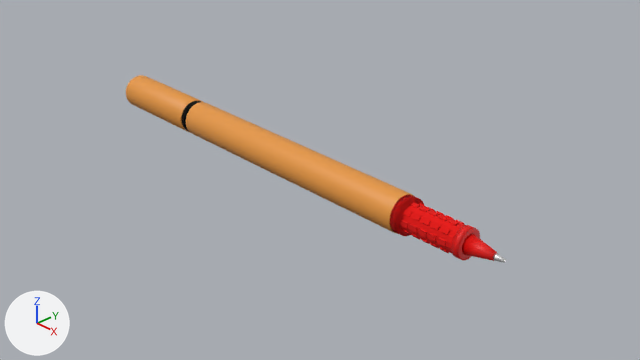
An edit to the Blender file pen.blend, drawn before and after from the same camera.
The view is the same before and after, from the file's camera 'Camera'. Arrows for +X, +Y and +Z are at lower left; the lights stay in place.

Objects in the first picture: '2nd red ring', 'Cap 1', 'Pen Body', 'Red Ring', 'Red Spotted', 'red cone'.
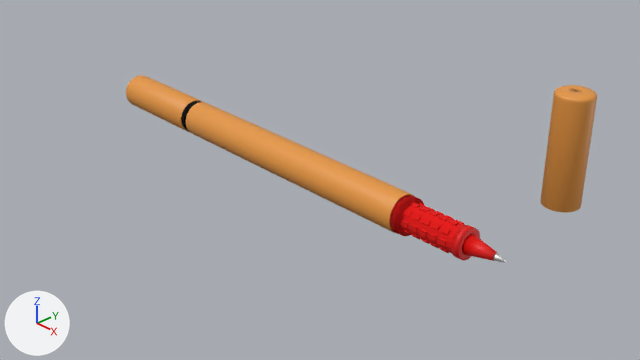
Commit message: 2nd cap

What changed in the scene script:
```text
Add mat_material_004:
    mat_material_004 = principled_material('Material.004')
    mat_material_004.base_color = (0.8, 0.313, 0.0531)  # orange #e79841
Add me_red_cap:
    me_red_cap.from_pydata(...)  # 384 vertices, 352 faces; spans x -1.0..1.0, y -1.0..1.0, z -1.02..1.0
    me_red_cap.polygons.foreach_set('use_smooth', [True] * 352)
    me_red_cap.materials.append(mat_material_004)  # orange #e79841
Change ob_cap_1:
    ob_cap_1.location: (-0.0574, -0.0001, 0.0001) -> (-0.0575, 0.0, 0.0)
Add ob_red_cap:
    ob_red_cap = bpy.data.objects.new('Red Cap', me_red_cap)
    ob_red_cap.location = (0.0575, 0.04, 0.01)
    ob_red_cap.rotation_euler = (3.142, 0.0, 0.0)  # degrees (180, 0, 0)
    ob_red_cap.scale = (0.005, 0.005, 0.015)
```

What differs and where, as boxes (x1, y1, x2, y2) in the pictures (640 x 360 px):
'Red Cap', added
    after: (540, 85, 597, 213)
'Cap 1', moved
    both: (126, 75, 203, 132)
